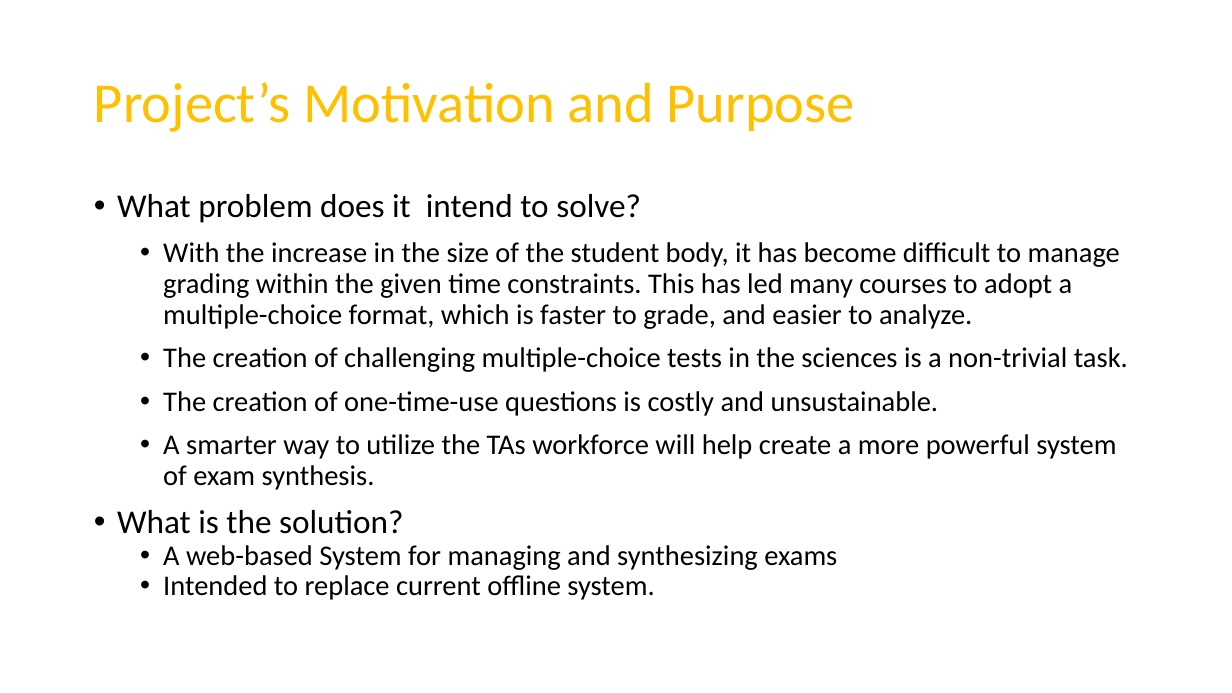
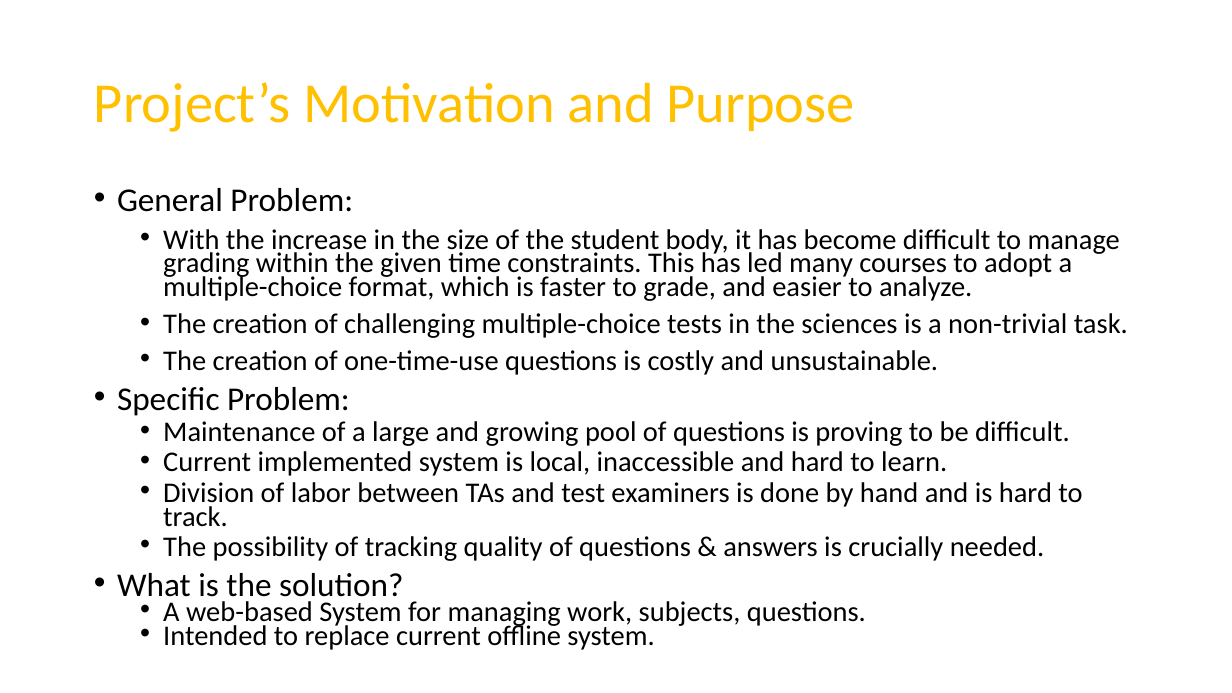
Before and after one commit to RoiTief/Exam-Management-System, a slide deck: slide 4 of docs/Exam Management System - PROPOSAL.pptx. Drawn at 1232x693 pixels with LibreOffice and Linux fonts; fonts in the diff are those of the drawing. Boxes give left, top, right and bottom in pixels: in the first picture for what was removed or moved away, otherwise in the second. Text is boxed around its words. In the diff, an @@ line names an element or a change of style, - is before the commit and + after.

```diff
--- a/docs/Exam Management System - PROPOSAL.pptx
+++ b/docs/Exam Management System - PROPOSAL.pptx
@@ text at bbox=[117, 188, 353, 212]: text changed @@
-• What problem does it intend to solve?
+• General Problem:
@@ text at bbox=[117, 229, 1128, 650]: line spacing 0.9 to 0.7 @@
@@ text at bbox=[117, 387, 1082, 561]: text changed @@
-  • A smarter way to utilize the TAs workforce will help create a more powerful system of exam synthesis.
+• Specific Problem:
+  • Maintenance of a large and growing pool of questions is proving to be difficult.
+  • Current implemented system is local, inaccessible and hard to learn.
+  • Division of labor between TAs and test examiners is done by hand and is hard to track.
+  • The possibility of tracking quality of questions & answers is crucially needed.
@@ text at bbox=[163, 601, 866, 628]: text changed @@
-  • A web-based System for managing and synthesizing exams
+  • A web-based System for managing work, subjects, questions.
```
Also in this commit, not shown: 3 other slides changed, 1 other file.
